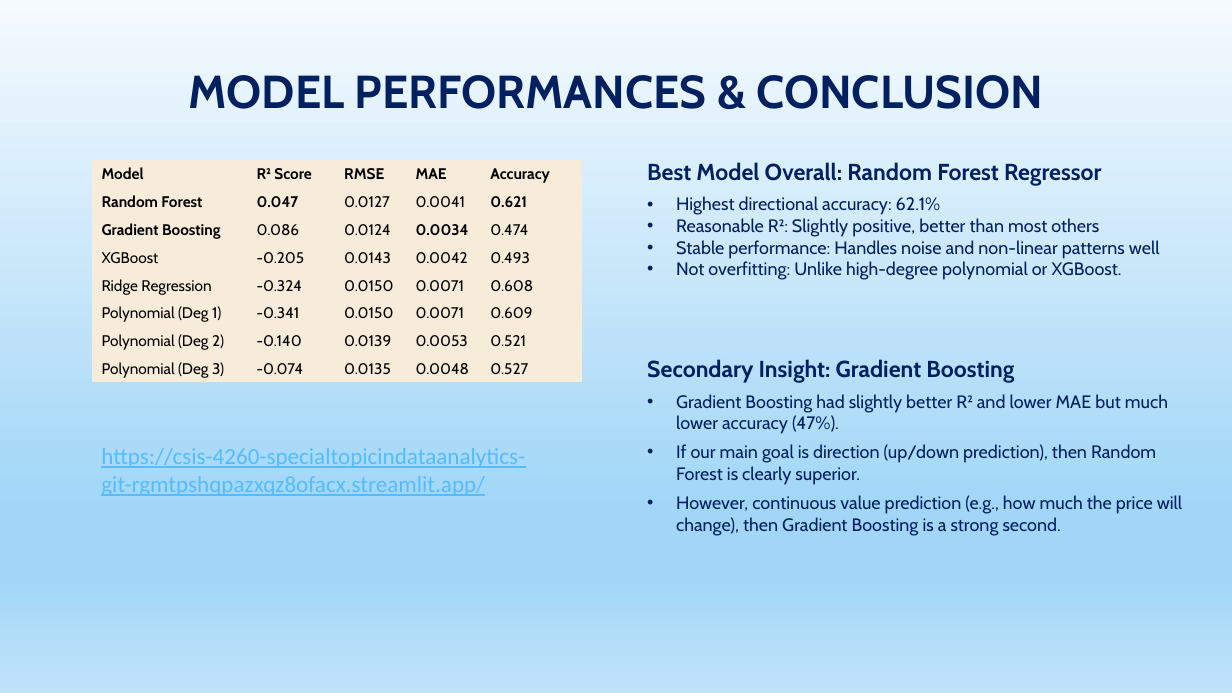
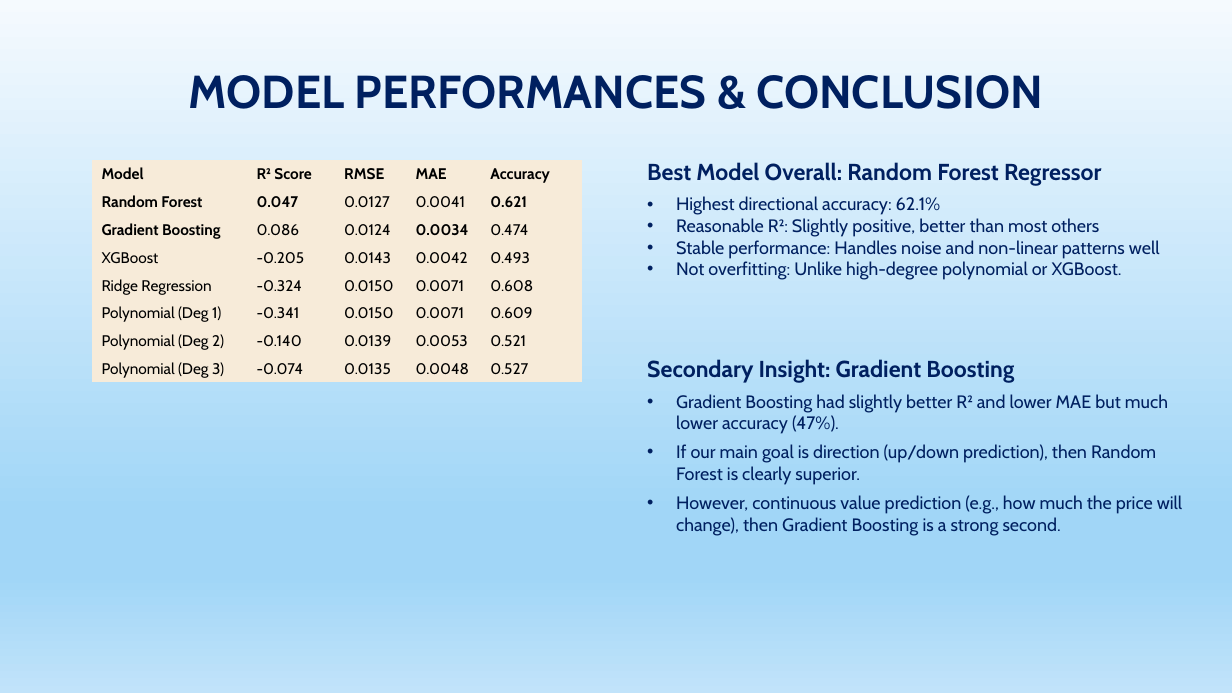
Before and after one commit to PhyoThor/CSIS-4260-Special_Topic_In_Data_Analytics-, a slide deck: slide 25 of Project/CSIS-4260 _Special_Topic_Apple_stocks_prediction.pptx. Drawn at 1232x693 pixels with LibreOffice and Linux fonts; fonts in the diff are those of the drawing; background and template pictures are left out. Boxes give left, top, right and bottom in pixels: in the first picture for what was removed or moved away, otherwise in the second. Text is boxed around its words. In the diff, an @@ line names an element or a change of style, - is before the commit and + after.

```diff
--- a/Project/CSIS-4260 _Special_Topic_Apple_stocks_prediction.pptx
+++ b/Project/CSIS-4260 _Special_Topic_Apple_stocks_prediction.pptx
@@ text removed at (101, 448, 525, 496) @@
-https://csis-4260-specialtopicindataanalytics-git-rgmtpshqpazxqz8ofacx.streamlit.app/
```
Also in this commit, not shown: 1 other slide changed, 16 other files.
